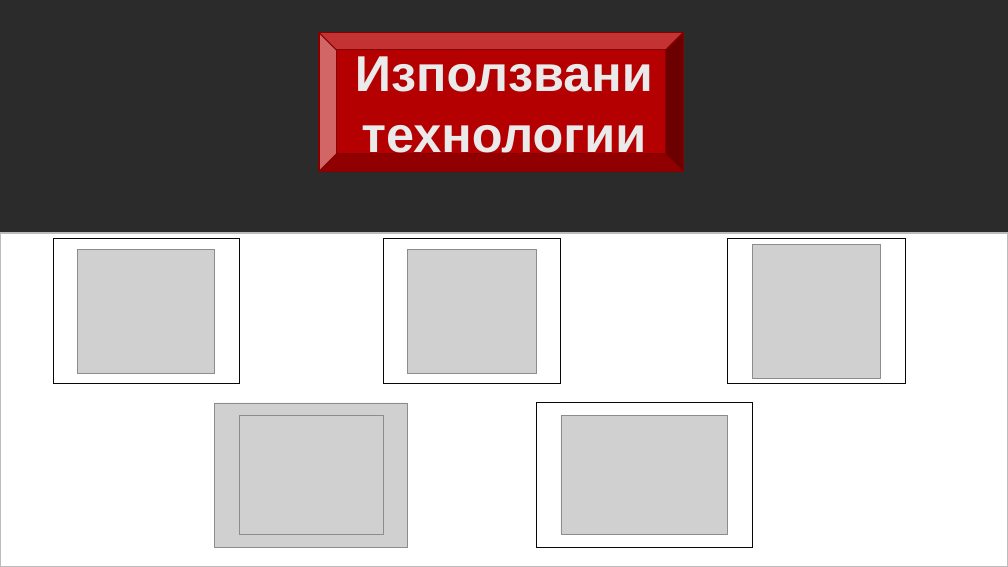
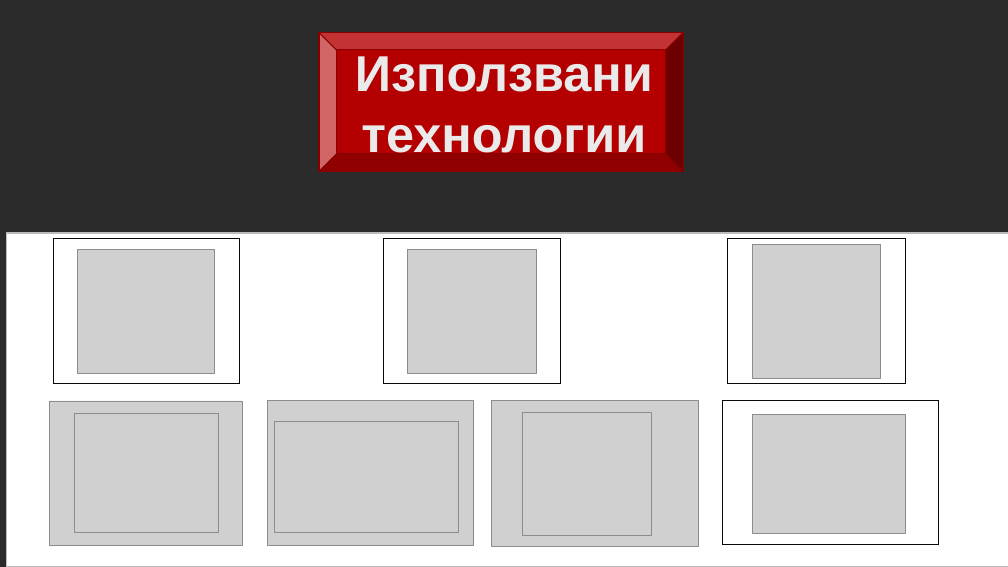
Before and after one commit to YIYanev20/Monument-Hunter, a slide deck: slide 4 of Monument-Hunter/Monument Hunter.pptx. Drawn at 1008x567 pixels with LibreOffice and Linux fonts; fonts in the diff are those of the drawing; grey boxes stand for pictures; background and template pictures are left out; a plain dark background stands for a picture behind light text. Boxes give left, top, right and bottom in pixels: in the first picture for what was removed or moved away, otherwise in the second. Text is boxed around its words. In the diff, an @@ line names an element or a change of style, - is before the commit and + after.

```diff
--- a/Monument-Hunter/Monument Hunter.pptx
+++ b/Monument-Hunter/Monument Hunter.pptx
@@ rectangle: place and size @@
-rectangle at box(0, 233, 1008, 567)
+rectangle at box(6, 233, 1008, 567)
@@ picture: place and size @@
-picture at box(215, 403, 408, 547)
+picture at box(50, 401, 243, 545)
@@ picture: place and size @@
-picture at box(240, 416, 384, 535)
+picture at box(74, 414, 219, 532)
@@ picture added at box(267, 401, 474, 545) @@
@@ picture added at box(492, 400, 698, 546) @@
@@ picture added at box(523, 412, 651, 535) @@
@@ rectangle: place and size @@
-rectangle at box(537, 403, 752, 547)
+rectangle at box(723, 400, 938, 544)
@@ picture: place and size @@
-picture at box(561, 416, 728, 535)
+picture at box(752, 414, 905, 533)
@@ picture added at box(274, 421, 458, 533) @@
```
Also in this commit, not shown: 1 other slide changed, 1 other file.
